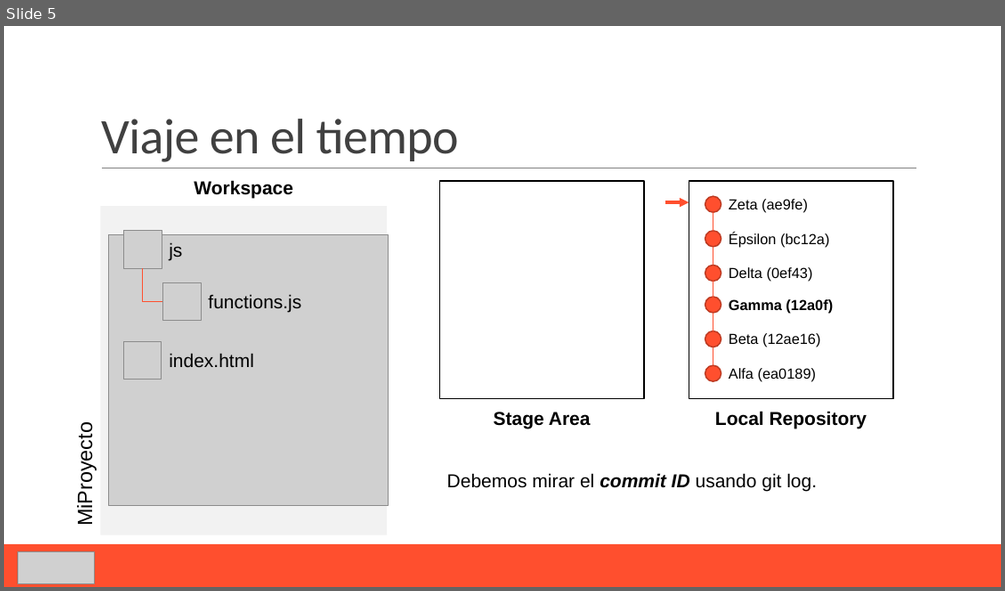
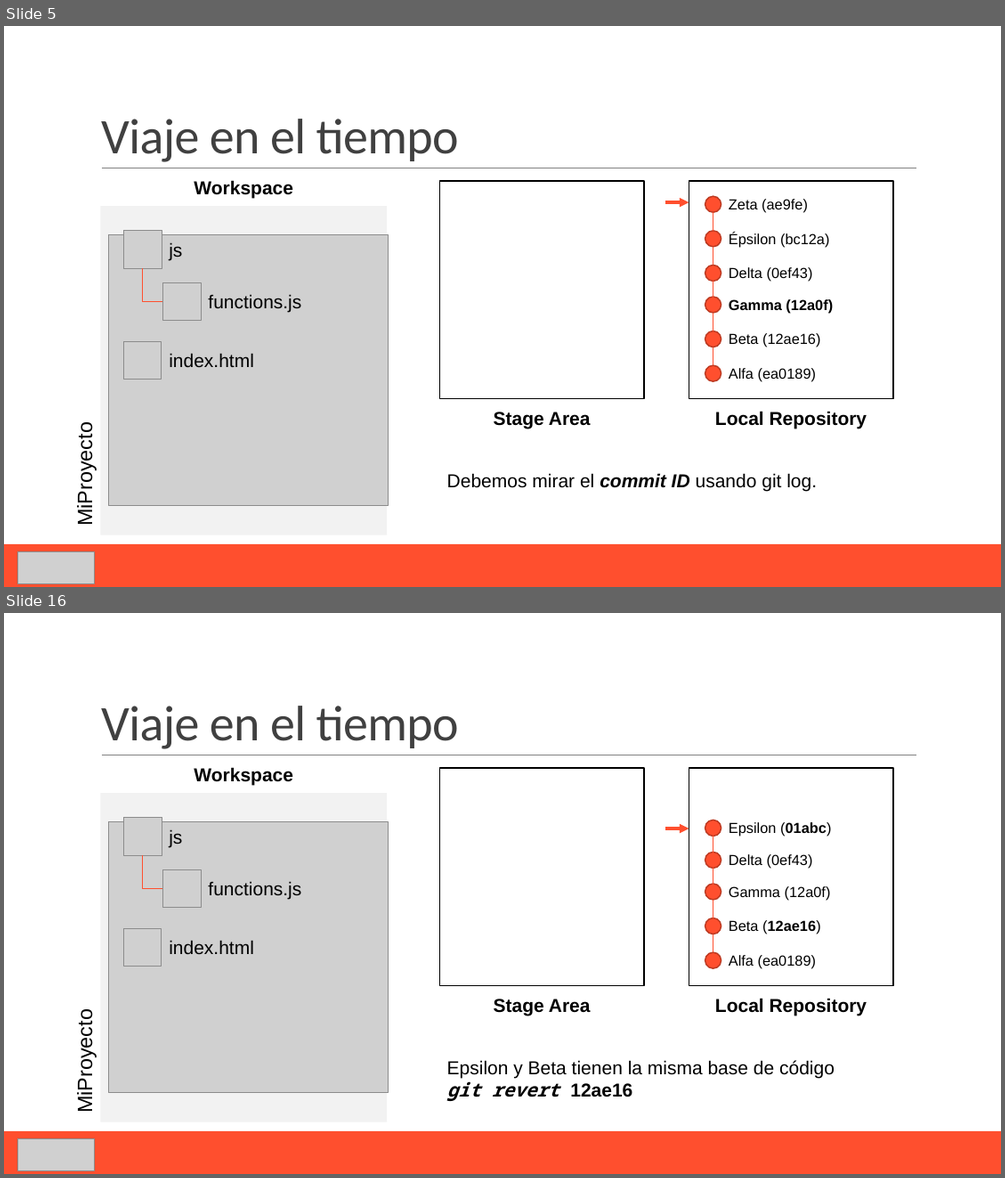
Before and after one commit to Domiciano/PasaporteGITIcesi, a slide deck: Sesión 1 - GIT/A3. Revert y Reset GIT.pptx. Shown one above the other, each under a label of ours: slide 5 before the commit, slides 5 and 16 after it; the slides between them are not shown. The pictures are 1005x591 and 1005x1178 pixels, drawn with LibreOffice and Linux fonts; fonts in the diff are those of the drawing; grey boxes stand for pictures. Boxes give left, top, right and bottom in pixels: in the first picture for what was removed or moved away, otherwise in the second. Text is boxed around its words. In the diff, an @@ line names an element or a change of style, - is before the commit and + after.

```diff
--- a/Sesión 1 - GIT/A3. Revert y Reset GIT.pptx
+++ b/Sesión 1 - GIT/A3. Revert y Reset GIT.pptx
@@ slide 16 added at (4, 613, 1001, 1174), background #FFFFFF; not listed: 3 template elements that a slide beside it also shows @@
@@ title added at (101, 706, 459, 749), 48 pt, text #404040 @@
+Viaje en el tiempo
@@ text added at (194, 767, 293, 785), 18 pt, text #000000, bold @@
+Workspace
@@ rectangle added at (440, 768, 644, 985), fill #FFFFFF, outline #000000 1.25 pt @@
@@ rectangle added at (689, 768, 893, 985), fill #FFFFFF, outline #000000 1.25 pt @@
@@ rectangle added at (100, 793, 387, 1122), fill #F2F2F2 @@
@@ picture added at (109, 821, 388, 1092) @@
@@ picture added at (123, 817, 162, 855) @@
@@ ellipse added at (705, 820, 722, 836), fill #FF4F2E, outline #BD3A22 1.25 pt @@
@@ text added at (728, 822, 831, 836), 14 pt, text #000000 @@
+Epsilon (01abc)
@@ text added at (169, 829, 182, 847), 18 pt, text #000000 @@
+js
@@ arrow added from (665, 828) to (689, 828), #FF4F2E 3 pt @@
@@ ellipse added at (705, 852, 722, 868), fill #FF4F2E, outline #BD3A22 1.25 pt @@
@@ line added from (713, 854) to (713, 835), #FF4F2E 1 pt @@
@@ elbow line added from (142, 855) to (162, 889), #FF4F2E 1 pt @@
@@ picture added at (162, 869, 201, 908) @@
@@ line added from (713, 886) to (713, 868), #FF4F2E 1 pt @@
@@ text added at (728, 854, 813, 868), 14 pt, text #000000 @@
+Delta (0ef43)
@@ text added at (208, 881, 301, 900), 18 pt, text #000000 @@
+functions.js
@@ ellipse added at (705, 884, 722, 900), fill #FF4F2E, outline #BD3A22 1.25 pt @@
@@ line added from (713, 918) to (713, 900), #FF4F2E 1 pt @@
@@ text added at (728, 886, 831, 900), 14 pt, text #000000 @@
+Gamma (12a0f)
@@ picture added at (123, 929, 162, 966) @@
@@ ellipse added at (705, 918, 722, 934), fill #FF4F2E, outline #BD3A22 1.25 pt @@
@@ text added at (728, 920, 821, 934), 14 pt, text #000000 @@
+Beta (12ae16)
@@ text added at (169, 940, 254, 954), 18 pt, text #000000 @@
+index.html
@@ ellipse added at (705, 952, 722, 969), fill #FF4F2E, outline #BD3A22 1.25 pt @@
@@ line added from (713, 952) to (713, 933), #FF4F2E 1 pt @@
@@ text added at (728, 955, 816, 969), 14 pt, text #000000 @@
+Alfa (ea0189)
@@ text added at (494, 998, 591, 1016), 18 pt, text #000000, bold @@
+Stage Area
@@ text added at (715, 997, 867, 1016), 18 pt, text #000000, bold @@
+Local Repository
@@ text added at (73, 1020, 97, 1111), 20 pt, text #000000 @@
+MiProyecto
@@ text added at (447, 1060, 834, 1101), 18 pt, text #000000 @@
+Epsilon y Beta tienen la misma base de código
+git revert 12ae16
@@ picture added at (17, 1139, 94, 1171) @@
```
Also in this commit, not shown: 14 other slides added, 2 other files.
